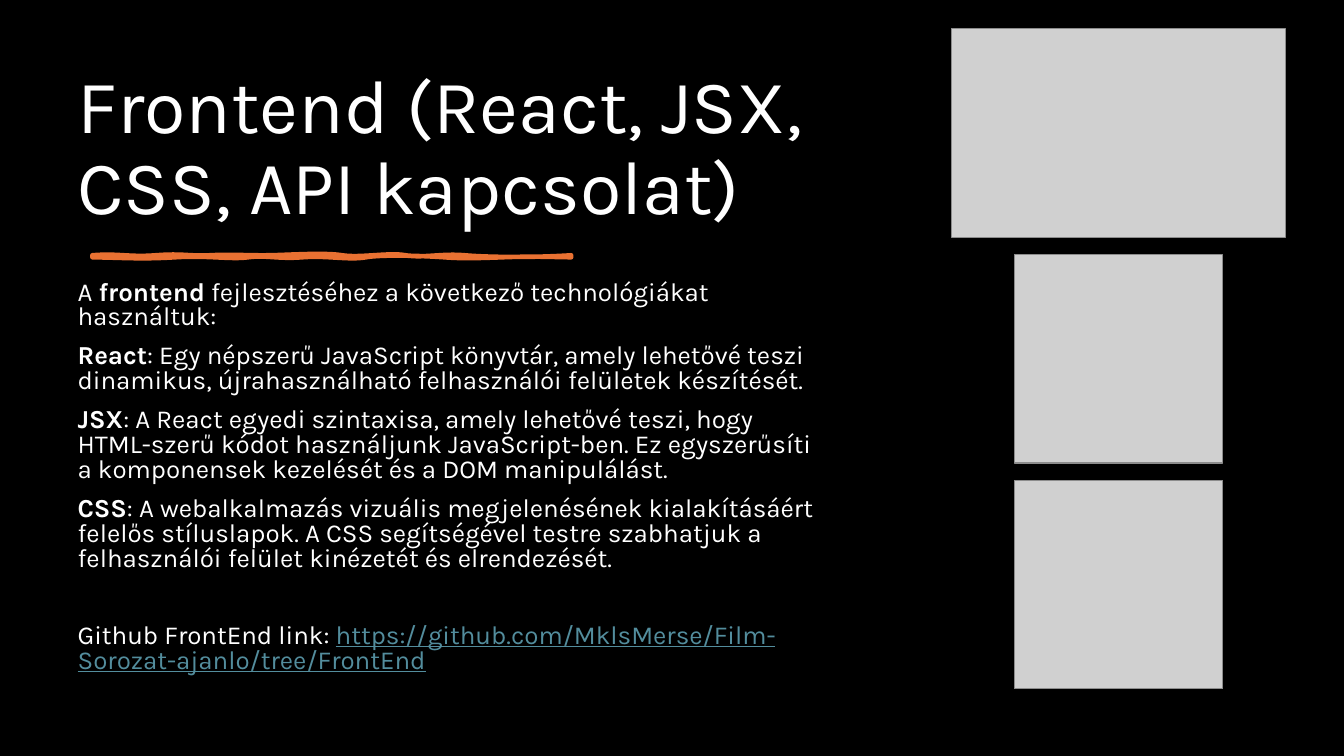
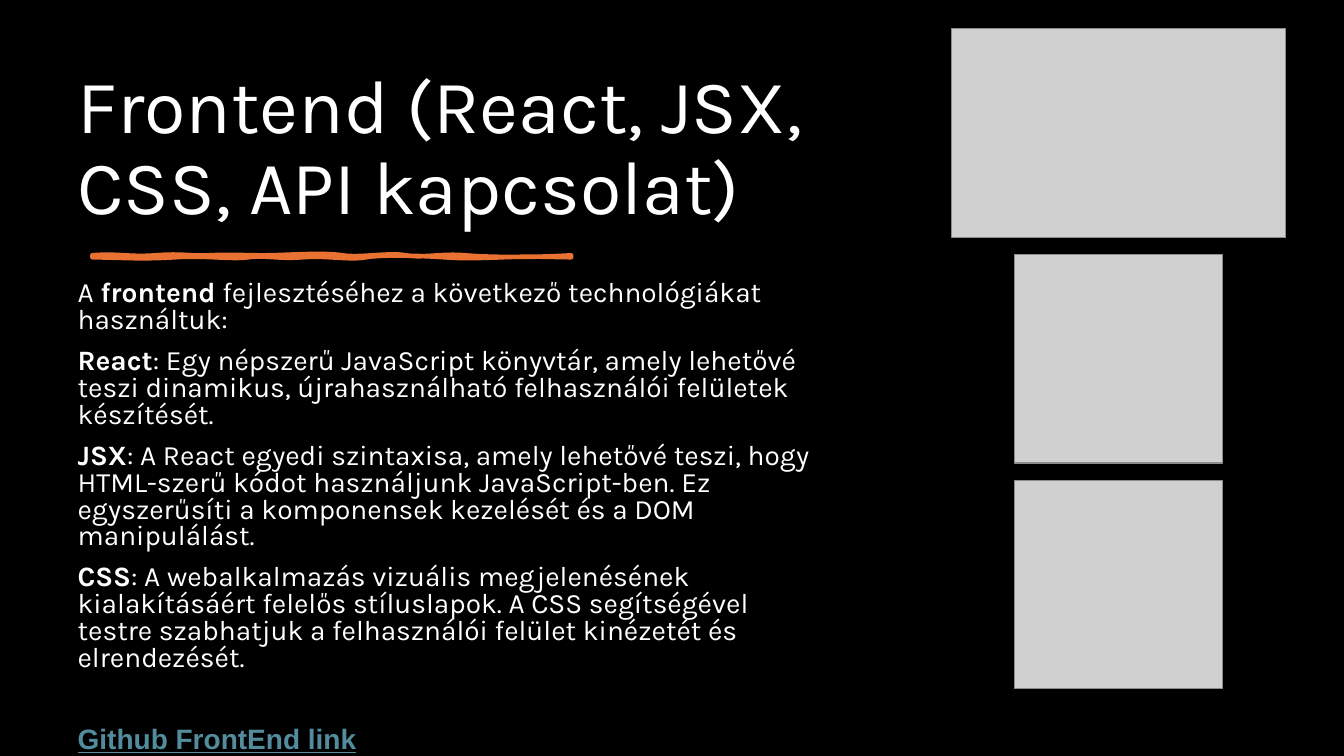
Before and after one commit to MklsMerse/Film-Sorozat-ajanlo, a slide deck: slide 14 of FilmSorozatAjanlo.pptx. Drawn at 1344x756 pixels with LibreOffice and Linux fonts; fonts in the diff are those of the drawing; grey boxes stand for pictures. Boxes give left, top, right and bottom in pixels: in the first picture for what was removed or moved away, otherwise in the second. Text is boxed around its words. In the diff, an @@ line names an element or a change of style, - is before the commit and + after.

```diff
--- a/FilmSorozatAjanlo.pptx
+++ b/FilmSorozatAjanlo.pptx
@@ text at (78,280,810,668): size 18.5 to 20 pt @@
@@ text at (78,625,776,676): text changed; size 18.5 to 20 pt; font Karla to Arial; bold on @@
-Github FrontEnd link: https://github.com/MklsMerse/Film-Sorozat-ajanlo/tree/FrontEnd
+Github FrontEnd link
```
Also in this commit, not shown: 7 other slides changed.
